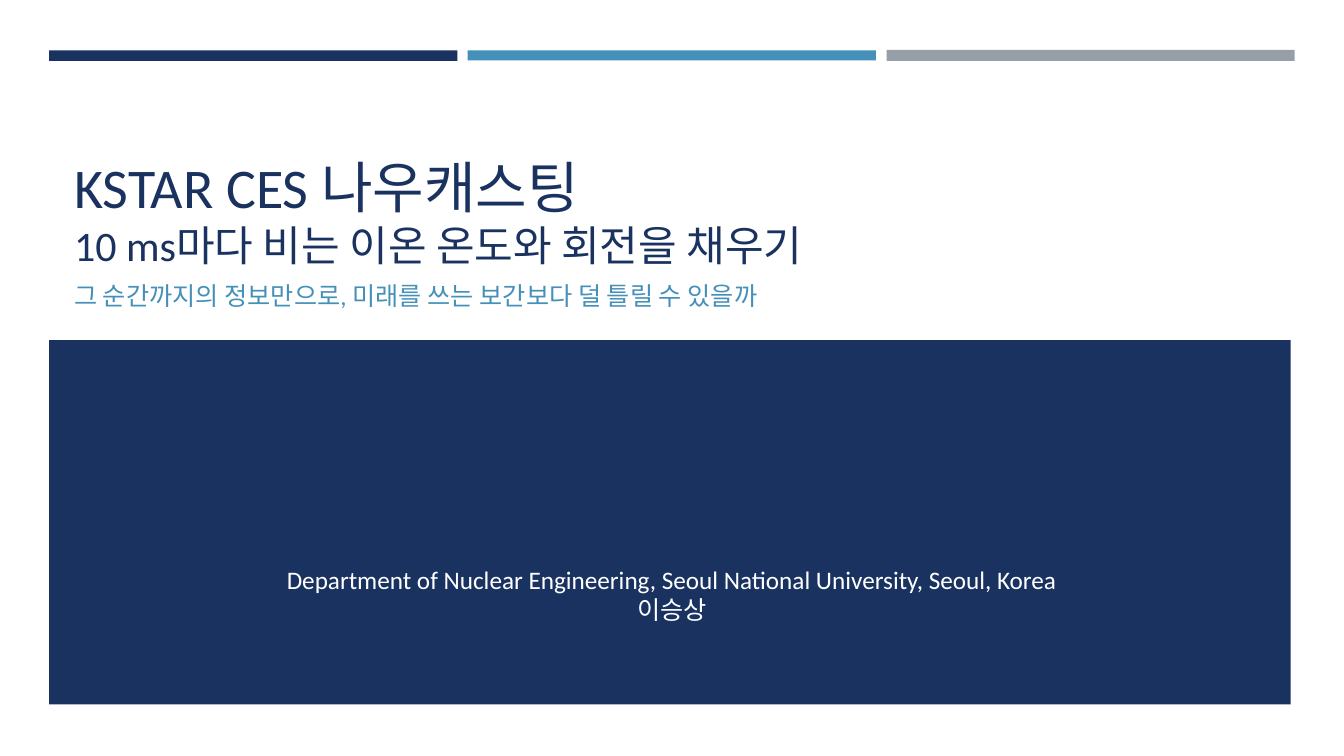
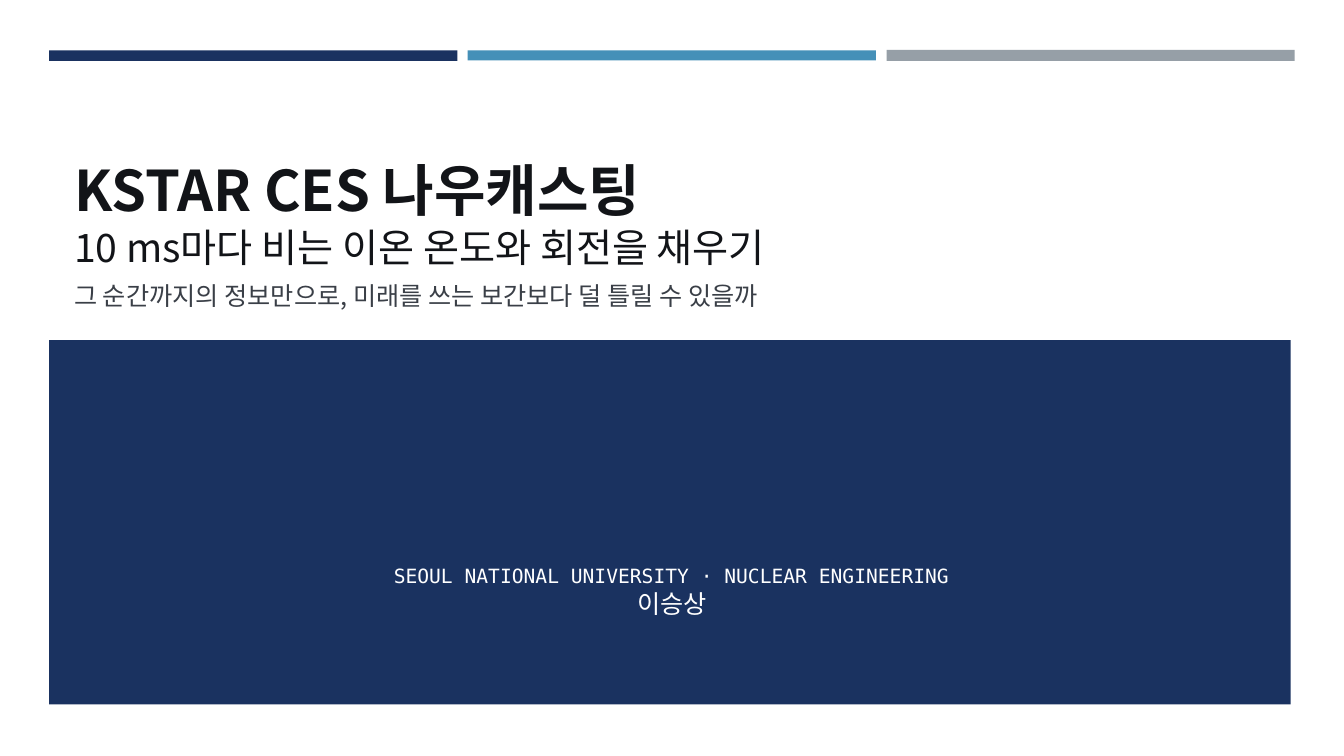
Before and after one commit to iseungsang01/ml-intern-revision, a slide deck: slide 1 of docs/presentation/KSTAR_CES_발표_v2.pptx. Drawn at 1344x756 pixels with LibreOffice and Linux fonts; fonts in the diff are those of the drawing. Boxes give left, top, right and bottom in pixels: in the first picture for what was removed or moved away, otherwise in the second. Text is boxed around its words. In the diff, an @@ line names an element or a change of style, - is before the commit and + after.

Commit message:
Talk deck v2: take only the background shapes from the lab template (three colour bars, navy title band, navy block on the cover); fonts (Pretendard, IBM Plex Mono), colours and layout back to v1. Titles sit in the band in white Pretendard bold. Rendered and checked

```diff
--- a/docs/presentation/KSTAR_CES_발표_v2.pptx
+++ b/docs/presentation/KSTAR_CES_발표_v2.pptx
@@ title "KSTAR CES 나우캐스팅" at <box>74,164,765,265</box>: font Calibri to Noto Sans CJK KR, text colour #1A3260 to #121418; bold on in "KSTAR CES 나우캐스팅"; size 30 to 28 pt in "10 ms마다 비는 이온 온도와 회전을 채우기" @@
@@ subtitle "그 순간까지의 정보만으로, 미래를 쓰는 ..." at <box>74,284,758,310</box>: font Calibri to Noto Sans CJK KR, text colour #4590B8 to #3A3F47 @@
@@ text at <box>394,568,949,584</box>: text changed; size 18 to 14 pt; font Calibri to DejaVu Sans Mono @@
-Department of Nuclear Engineering, Seoul National University, Seoul, Korea
+SEOUL NATIONAL UNIVERSITY · NUCLEAR ENGINEERING
@@ text at <box>637,592,707,615</box>: font Calibri to Noto Sans CJK KR in "이승상" @@
```
Also in this commit, not shown: 17 other slides changed, 1 other file.
